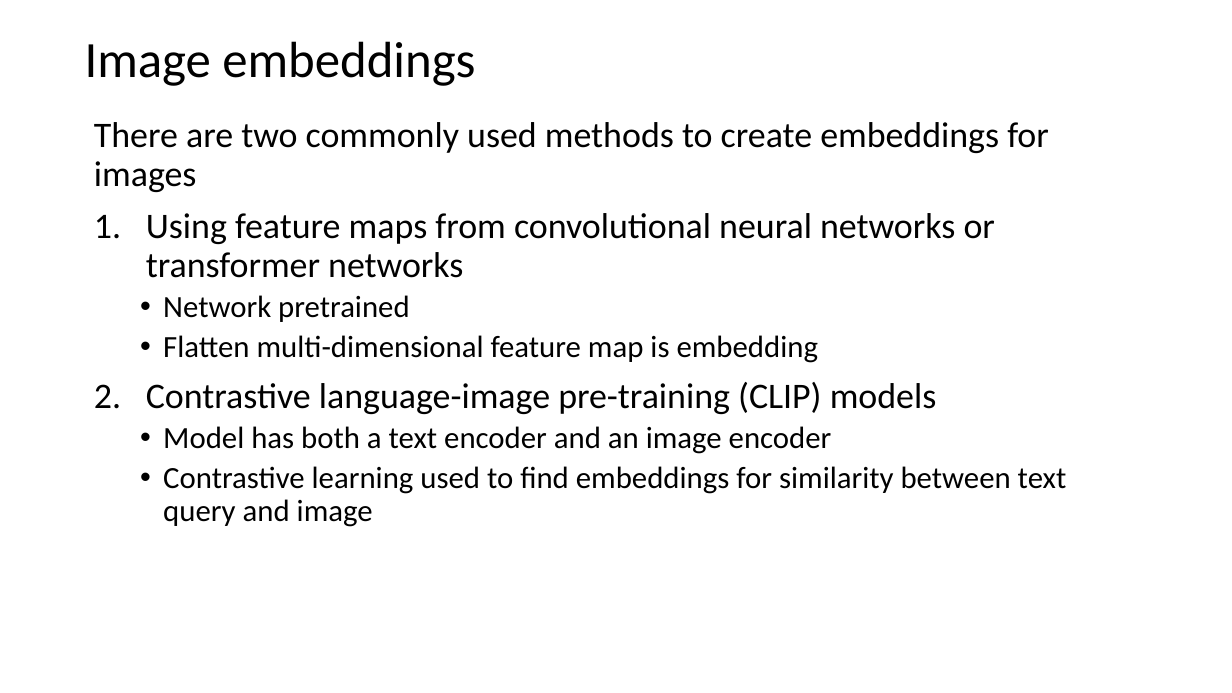
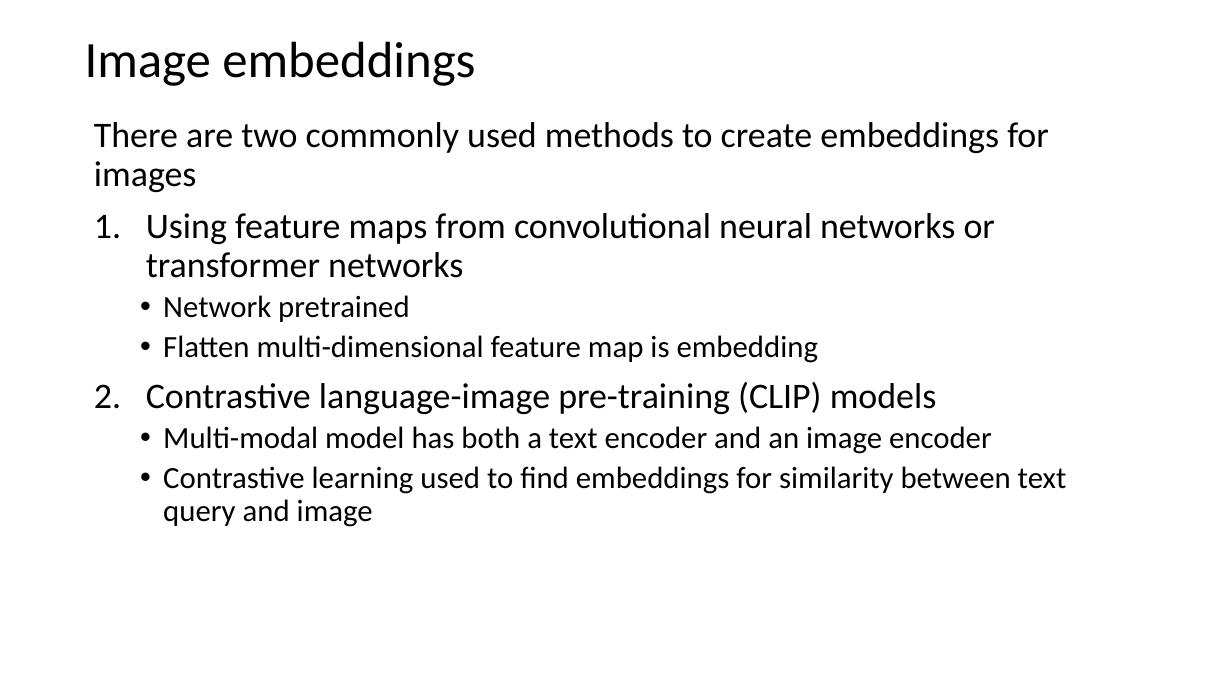
Before and after one commit to jonahneu/CSCI-E-108, a slide deck: slide 67 of slides/7_InformationRetrievalSearch.pptx (slide 66 before the commit). Drawn at 1232x693 pixels with LibreOffice and Linux fonts; fonts in the diff are those of the drawing. Boxes give left, top, right and bottom in pixels: in the first picture for what was removed or moved away, otherwise in the second. Text is boxed around its words. In the diff, an @@ line names an element or a change of style, - is before the commit and + after.

```diff
--- a/slides/7_InformationRetrievalSearch.pptx
+++ b/slides/7_InformationRetrievalSearch.pptx
@@ text at <box>163,426,992,454</box>: text changed @@
-  • Model has both a text encoder and an image encoder
+  • Multi-modal model has both a text encoder and an image encoder
```
Also in this commit, not shown: 17 other slides changed, 2 slides added.
